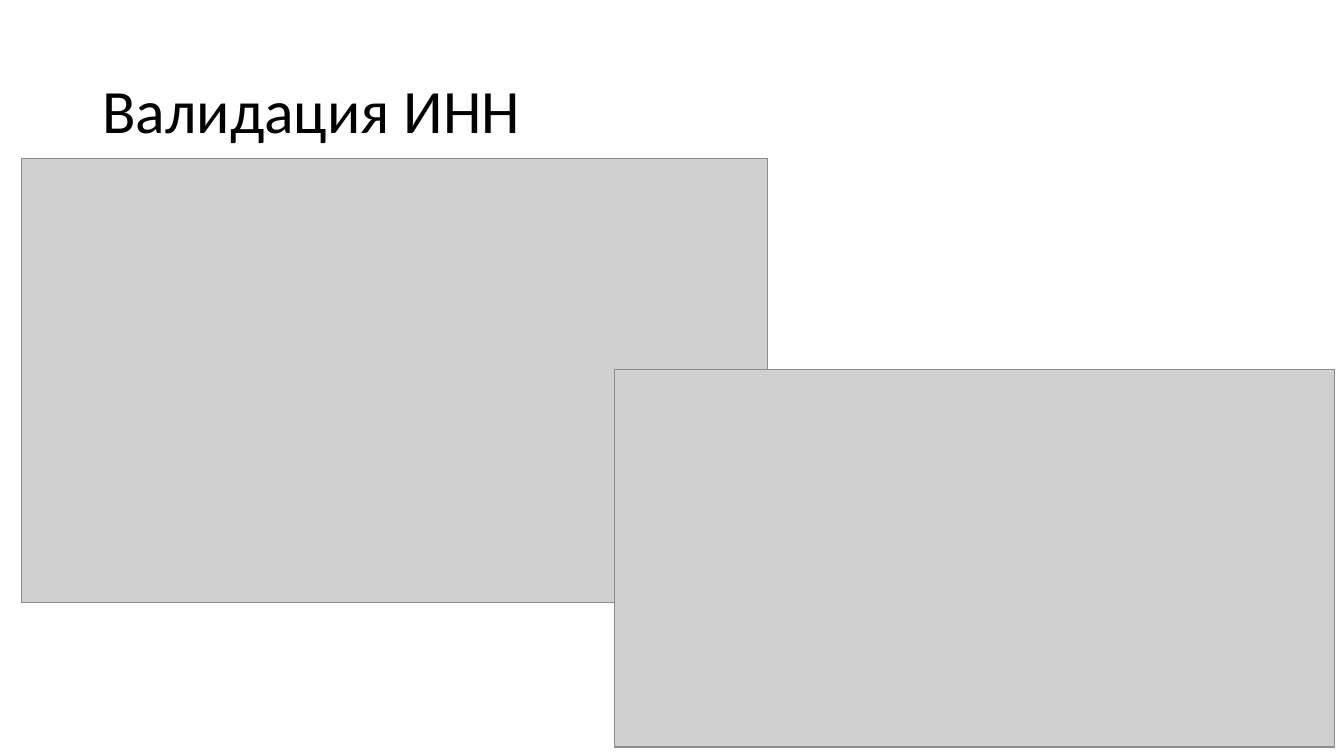
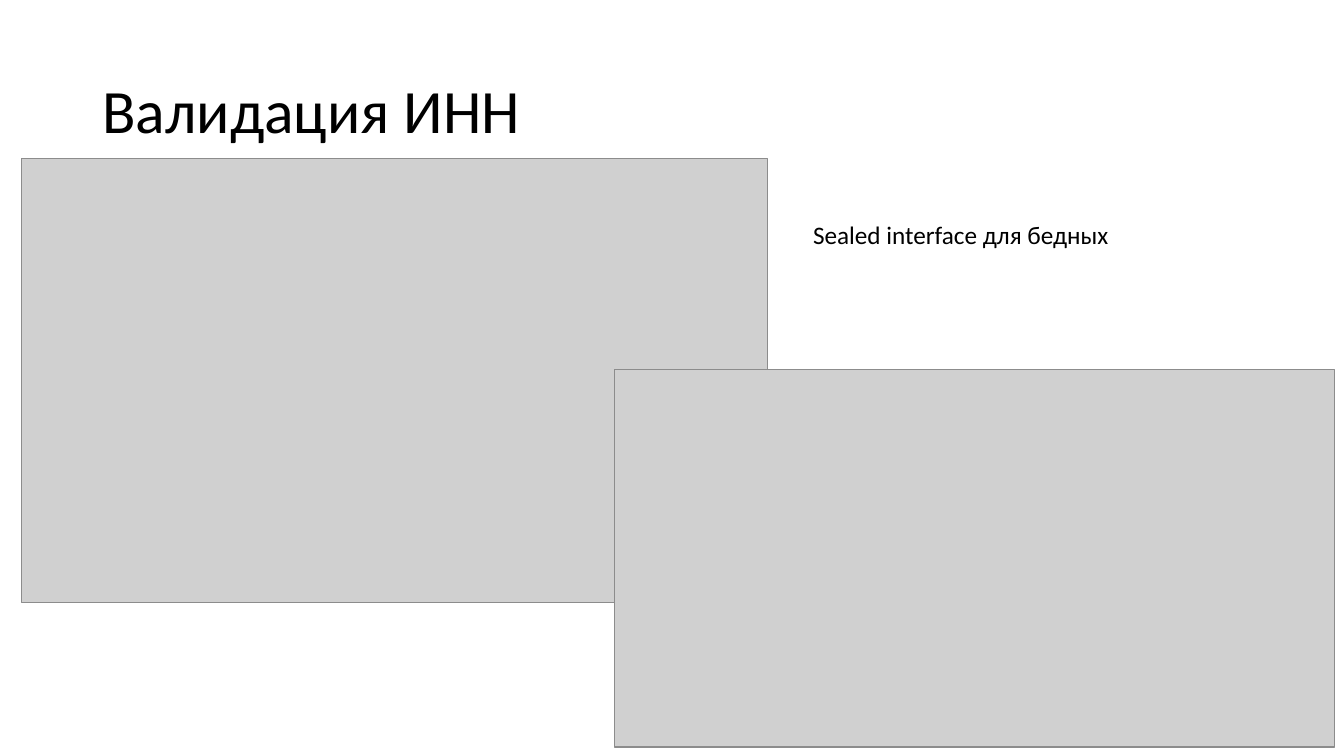
Before and after one commit to Boiarshinov/enums, a slide deck: slide 50 of docs/presentation.pptx (slide 46 before the commit). Drawn at 1344x756 pixels with LibreOffice and Linux fonts; fonts in the diff are those of the drawing; grey boxes stand for pictures. Boxes give left, top, right and bottom in pixels: in the first picture for what was removed or moved away, otherwise in the second. Text is boxed around its words. In the diff, an @@ line names an element or a change of style, - is before the commit and + after.

```diff
--- a/docs/presentation.pptx
+++ b/docs/presentation.pptx
@@ text added at bbox=[813, 226, 1108, 248], 18 pt, text #000000 @@
+Sealed interface для бедных
```
Also in this commit, not shown: 7 other slides changed, 7 slides added, 3 slides removed.
